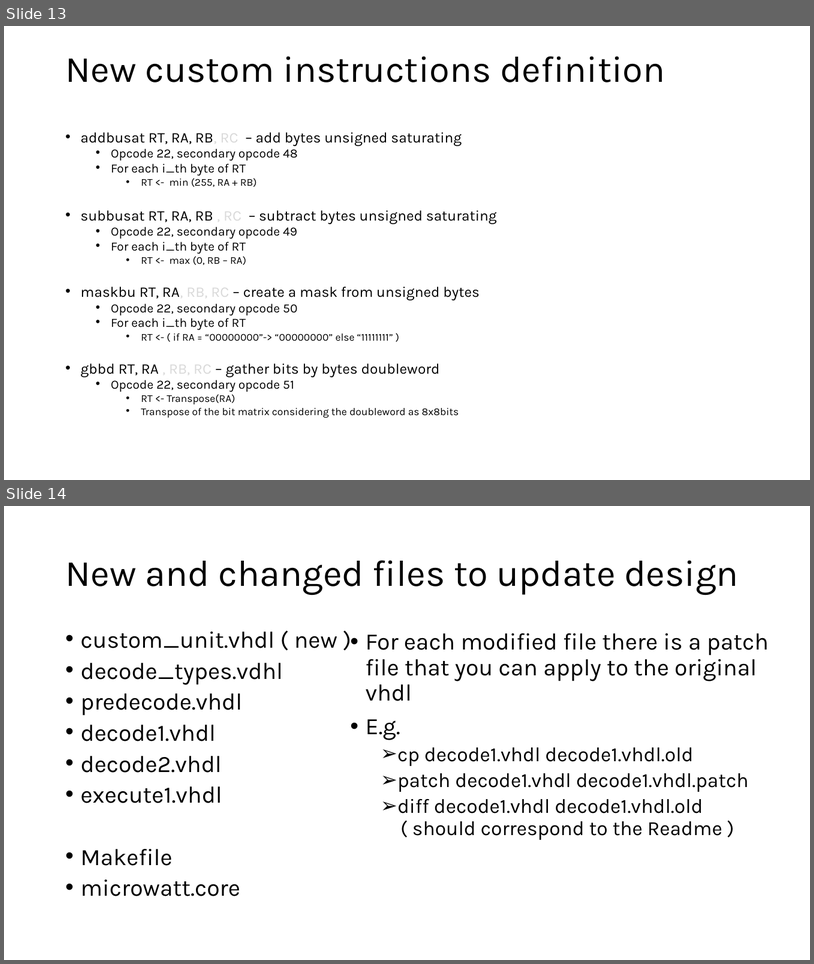
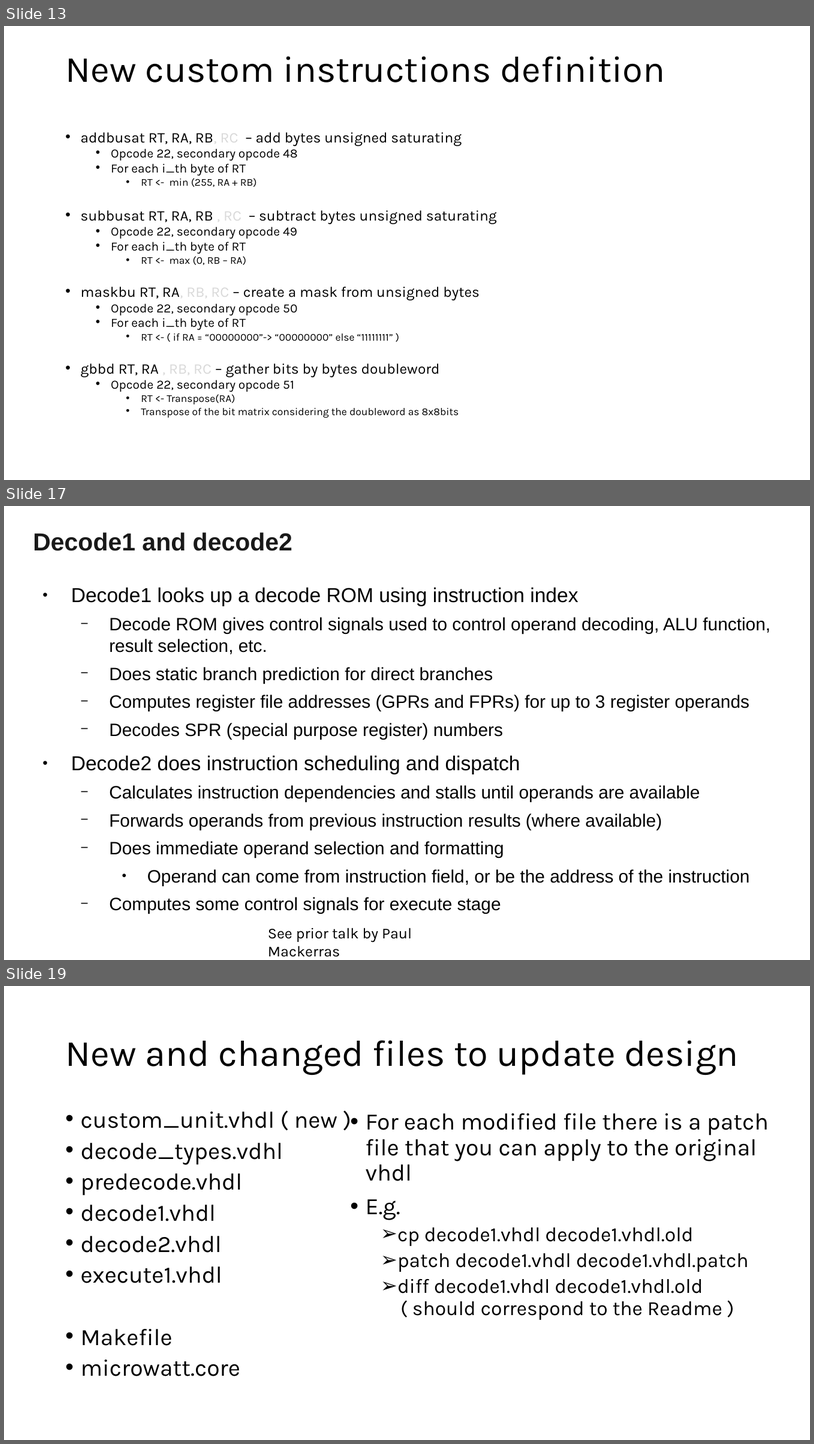
Before and after one commit to hofstee-hp/MicroWatt_on_Arty_A7-100T, a slide deck: Custom_Ops_Example/Custom_instr.pptx. Shown one above the other, each under a label of ours: slides 13 and 14 before the commit, slides 13, 17 and 19 after it; the slides between them are not shown. The pictures are 814x964 and 814x1444 pixels, drawn with LibreOffice and Linux fonts; fonts in the diff are those of the drawing. Boxes give left, top, right and bottom in pixels: in the first picture for what was removed or moved away, otherwise in the second. Text is boxed around its words. In the diff, an @@ line names an element or a change of style, - is before the commit and + after.

```diff
--- a/Custom_Ops_Example/Custom_instr.pptx
+++ b/Custom_Ops_Example/Custom_instr.pptx
@@ slide 17 added at bbox=[4, 506, 810, 960], background #FFFFFF @@
@@ title added at bbox=[33, 532, 293, 551], 29.3 pt, text #191919, bold @@
+Decode1 and decode2
@@ text added at bbox=[71, 587, 771, 913], 21.3 pt, text #000000 @@
+● Decode1 looks up a decode ROM using instruction index
+  − Decode ROM gives control signals used to control operand decoding, ALU function, result selection, etc.
+  − Does static branch prediction for direct branches
+  − Computes register file addresses (GPRs and FPRs) for up to 3 register operands
+  − Decodes SPR (special purpose register) numbers
+● Decode2 does instruction scheduling and dispatch
+  − Calculates instruction dependencies and stalls until operands are available
+  − Forwards operands from previous instruction results (where available)
+  − Does immediate operand selection and formatting
+    ● Operand can come from instruction field, or be the address of the instruction
+  − Computes some control signals for execute stage
@@ text added at bbox=[268, 927, 412, 957], 18 pt, text #000000 @@
+See prior talk by Paul Mackerras
@@ what was slide 14 is now slide 19 @@
```
Also in this commit, not shown: 4 other slides added.
